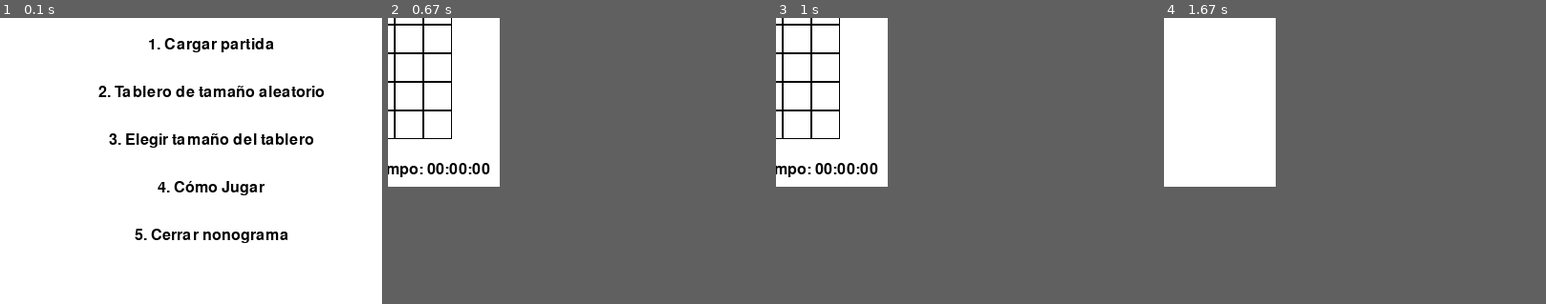
Above: before the commit, frames 1-4 (left to right).
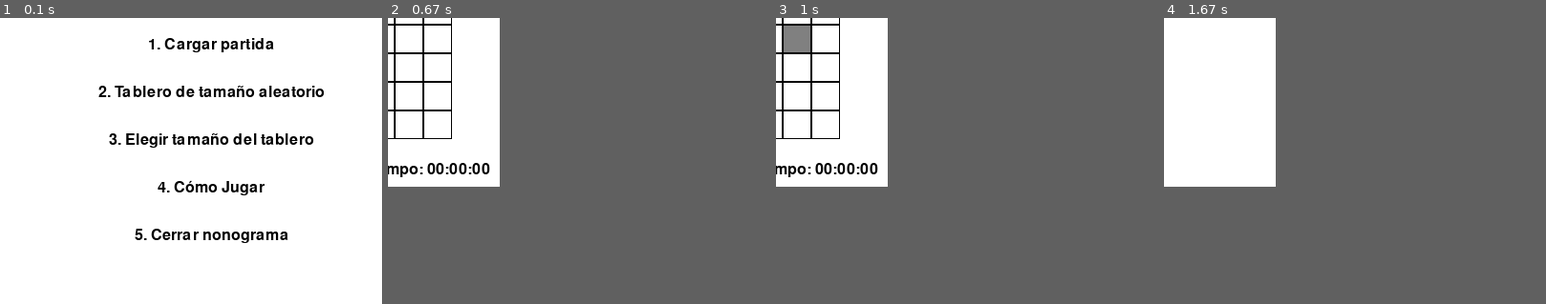
Above: after the commit, the same moments.

Repository: Rodri0819/Proyecto-Nonograma-Pygame
Game: pygame game, started from proyecto/main.py
Two runs of this game, one before a commit and one after it. Both use one fixed random seed, a clock stepped at 60 frames per second and the inputs below.
Inputs (mouse positions are % of the whole screen's width and height, from its top left):
- Up to frame 1 (0.1 s): no input
- Up to frame 2 (0.67 s): tap 2 at 0.33 s
- Up to frame 3 (1 s): hold H from 0.67 s (still down); hold Up from 0.67 s (still down)
- Up to frame 4 (1.67 s): release H at 1.13 s; release Up at 1.13 s; click (19, 38) at 1.27 s; tap Enter at 1.55 s
The pictures show only the part of the screen within x 22-72%, y 38-88%; the shares and areas given below are measured in that part.

Frames 1-2 are identical in both runs. In frame 3, 0.7% of the frame differs, in the area x 2-9%, y 2-12%; in frame 4, nothing differs.

Commit message:
Creacion de funcion mostrar_ayuda

Diff:
--- a/proyecto/nonogram_game.py
+++ b/proyecto/nonogram_game.py
@@ -209,6 +209,8 @@
                             elif selected_option == 3:  # Exit
                                running = False  # Sal de este bucle para reiniciar el juego
                                break  # Sal del bucle mientras el juego
+                        elif event.key == pygame.K_h:  # Presiona 'H' para obtener ayuda
+                            utils.mostrar_ayuda(grid.get_grid(), solution)
 
                     if not grid.win:
                         if event.type == pygame.MOUSEBUTTONDOWN:
@@ -250,8 +252,6 @@
                     screenshot_surface.blit(self.screen, (0, 0))  # Copia la pantalla actual
                     pygame.image.save(screenshot_surface, filepath)  # Guarda la imagen
 
-
-
                     grid.display_win_message(self.WIDTH, self.HEIGHT)
                     pygame.display.flip()
                     pygame.time.delay(2000)
--- a/proyecto/utils.py
+++ b/proyecto/utils.py
@@ -1,3 +1,5 @@
+import random
+
 def generate_clues(solution, rows, cols):
     row_clues = []
     col_clues = []
@@ -31,6 +33,22 @@
 
     return row_clues, col_clues  #Devuelve las pistas de filas y columnas
 
+def mostrar_ayuda(grid, solucion):
+        # Obtén todas las celdas que están incorrectas en el grid del usuario
+        celdas_incorrectas = [
+            (i, j) for i in range(len(grid))
+            for j in range(len(grid[i]))
+            if grid[i][j] != solucion[i][j]
+        ]
+
+        if celdas_incorrectas:
+            # Selecciona una celda incorrecta aleatoria para mostrar
+            i, j = random.choice(celdas_incorrectas)
+            grid[i][j] = solucion[i][j]  # Revela la celda correcta en la cuadrícula del usuario
+
+            return i, j  # Devuelve la posición de la celda para actualizar la interfaz
+        else:
+            return None  # Todas las celdas ya están correctas
 
 #Función para verificar si el jugador ha completado correctamente el Nonograma
 def check_win(grid, solution, rows, cols):
Binary file removed: partidas-ganadas/nonograma_ganado_20241103_205652.png
